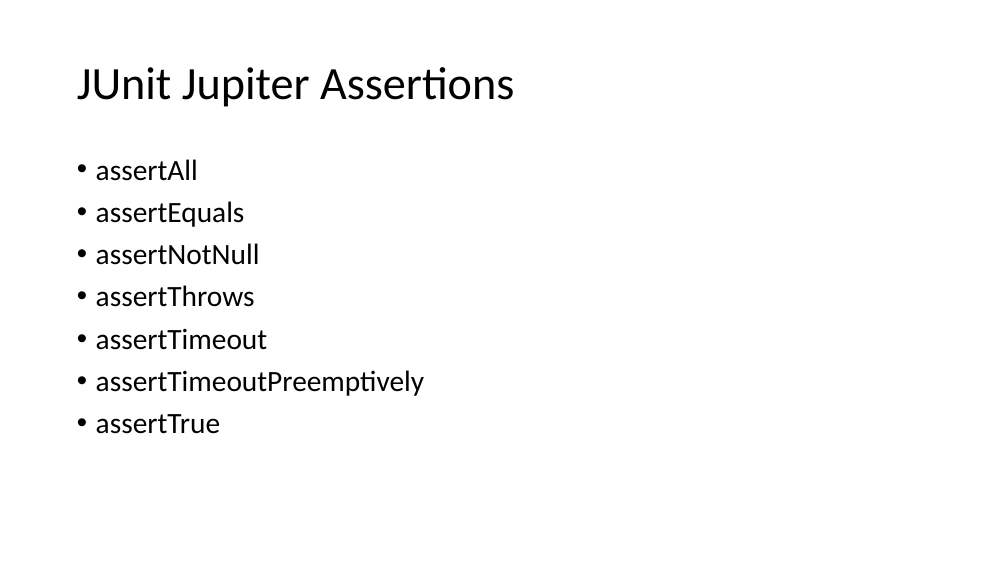
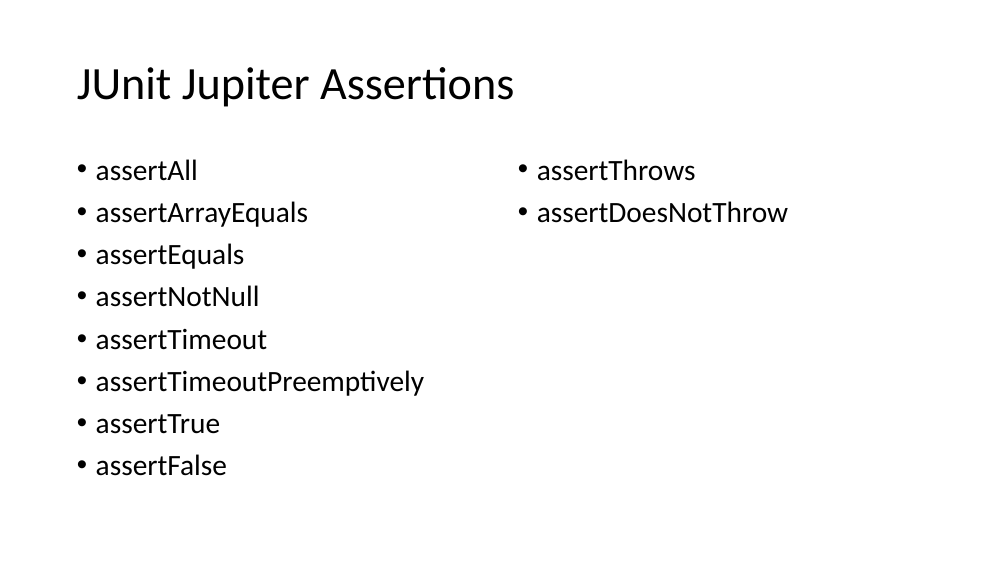
Before and after one commit to cebartling/test-driven, a slide deck: slide 20 of presentations/Introduction to JUnit 5.pptx. Drawn at 1008x567 pixels with LibreOffice and Linux fonts; fonts in the diff are those of the drawing. Boxes give left, top, right and bottom in pixels: in the first picture for what was removed or moved away, otherwise in the second. Text is boxed around its words. In the diff, an @@ line names an element or a change of style, - is before the commit and + after.

Commit message:
Introduction to JUnit 5 presentation updates

```diff
--- a/presentations/Introduction to JUnit 5.pptx
+++ b/presentations/Introduction to JUnit 5.pptx
@@ text added at <box>537,159,788,223</box>, 28 pt, text #000000 @@
+• assertThrows
+• assertDoesNotThrow
@@ text at <box>96,201,308,227</box>: paragraph added @@
+• assertArrayEquals
@@ text at <box>96,285,255,307</box>: paragraph removed @@
-• assertThrows
@@ text at <box>96,454,227,476</box>: paragraph added @@
+• assertFalse
```
Also in this commit, not shown: 1 other slide changed.
